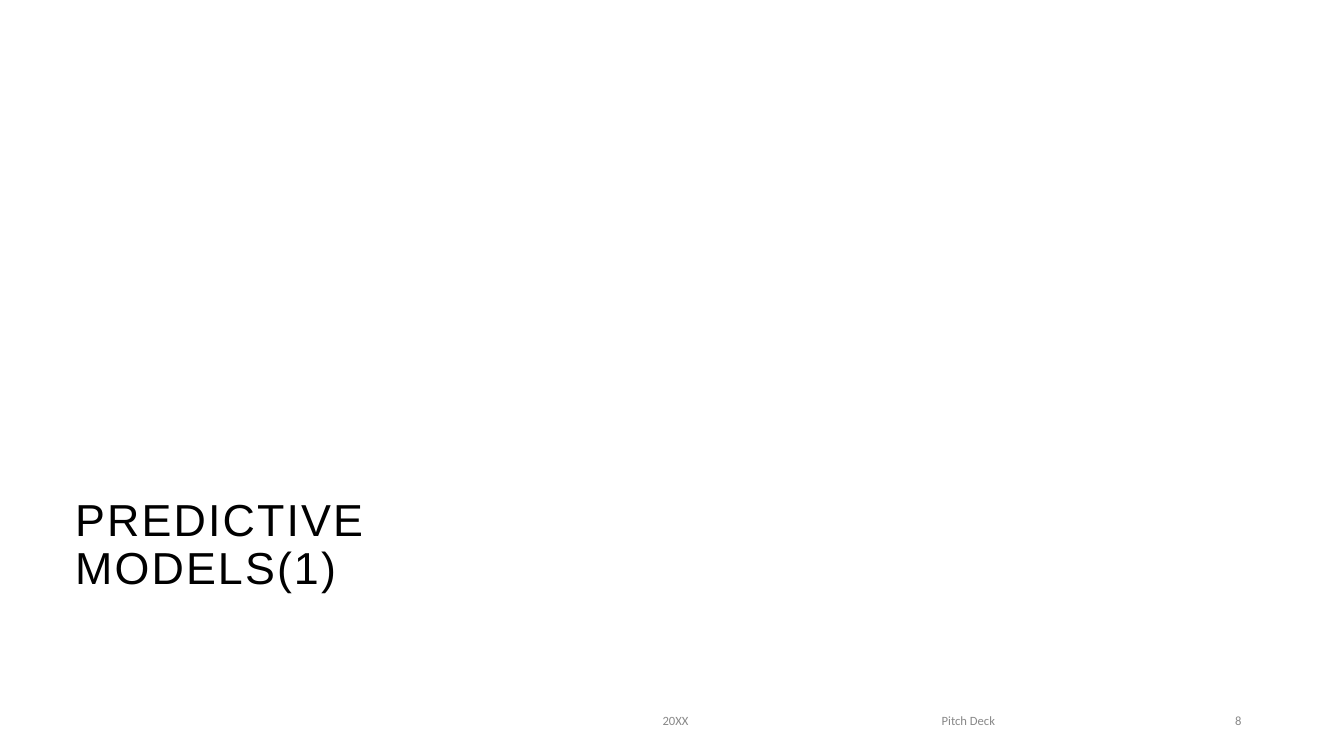
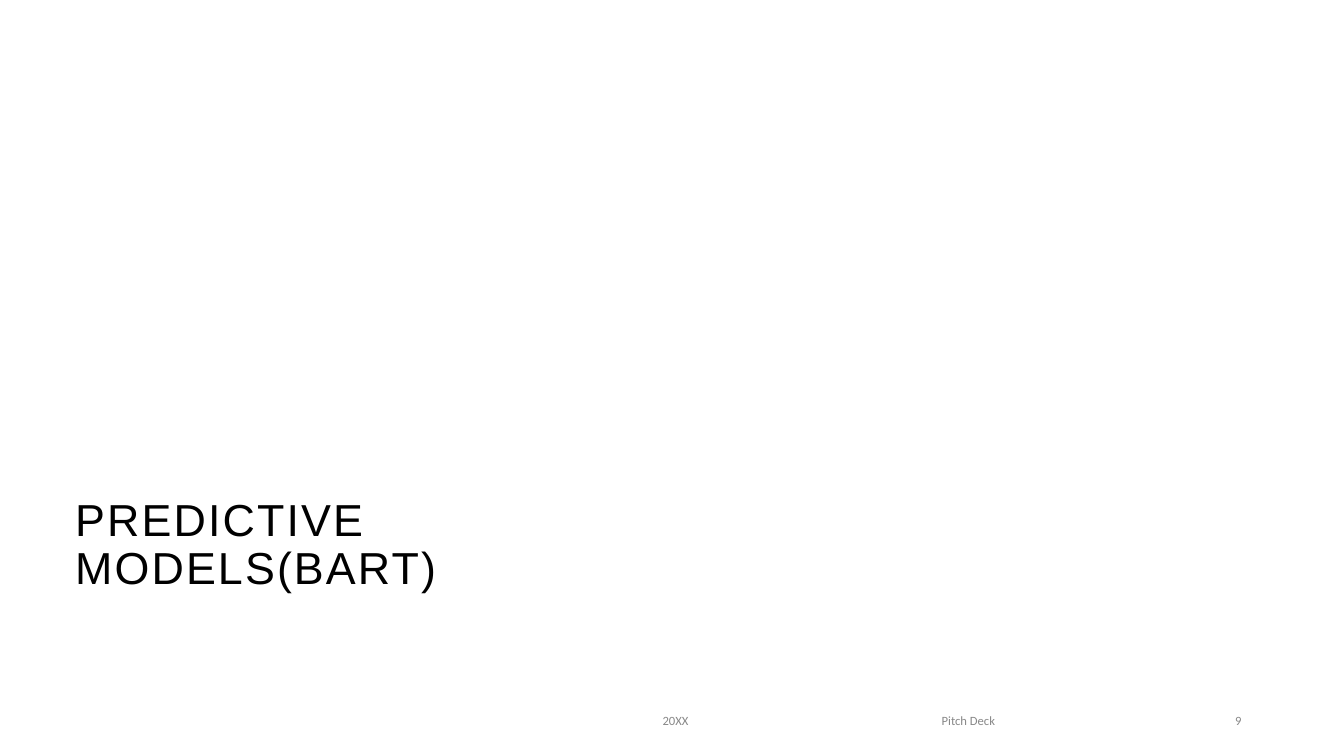
Before and after one commit to tslever/Bayesian_Docking-Score_Predictor, a slide deck: slide 9 of DS6040_Bayesian ML for Docking Score.pptx (slide 8 before the commit). Drawn at 1344x756 pixels with LibreOffice and Linux fonts; fonts in the diff are those of the drawing; grey boxes stand for pictures; background and template pictures are left out. Boxes give left, top, right and bottom in pixels: in the first picture for what was removed or moved away, otherwise in the second. Text is boxed around its words. In the diff, an @@ line names an element or a change of style, - is before the commit and + after.

```diff
--- a/DS6040_Bayesian ML for Docking Score.pptx
+++ b/DS6040_Bayesian ML for Docking Score.pptx
@@ title at [75, 504, 436, 593]: text changed @@
-PREDICTIVE MODELS(1)
+PREDICTIVE MODELS(BART)
```
Also in this commit, not shown: 7 other slides changed, 2 slides added.
